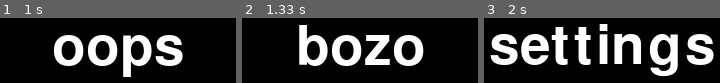
Above: before the commit, frames 1-3 (left to right).
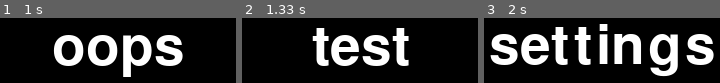
Above: after the commit, the same moments.

Repository: regert24/Game_Design_BlockA
Game: pygame game, started from windowspygamefonts.py
The game is run twice, just before and just after one commit, with the same random seed, the same clock (stepped at 60 frames per second) and the same inputs.
Inputs:
- Up to frame 1 (1 s): no input
- Up to frame 2 (1.33 s): no input
- Up to frame 3 (2 s): no input

Frame 1 is identical in both runs. In frame 2, 13% of the frame differs, in the area x 24-78%, y 10-74%; in frame 3, nothing differs.

Commit message:
10/27/21

Diff:
--- a/windowspygamefonts.py
+++ b/windowspygamefonts.py
@@ -32,7 +32,7 @@
     display_message("oops")
     py.time.delay(300)
     win.fill((0,0,0))
-    display_message("bozo")
+    display_message("test")
     py.time.delay(200)
     win.fill((0,0,0))
 py.quit()
